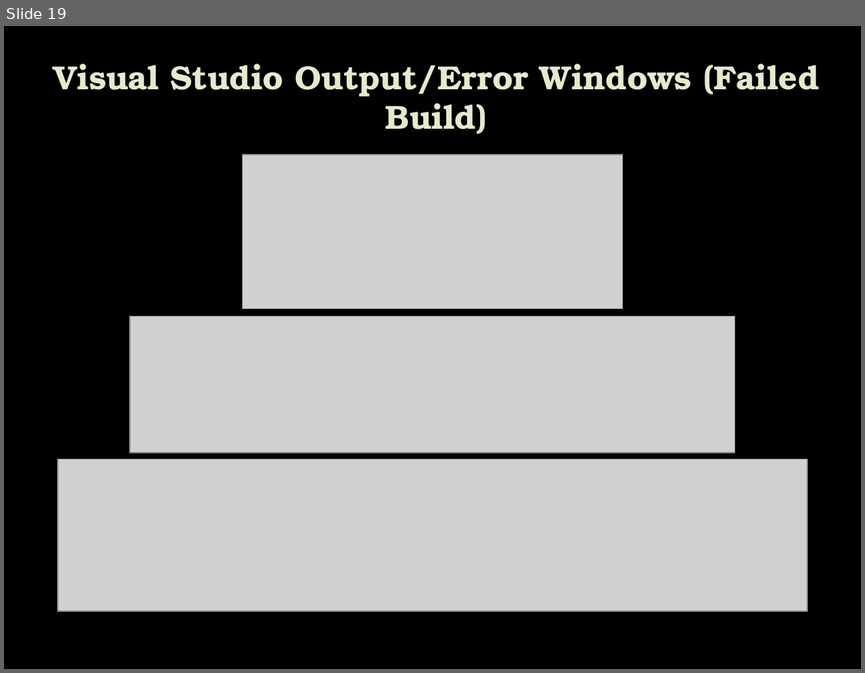
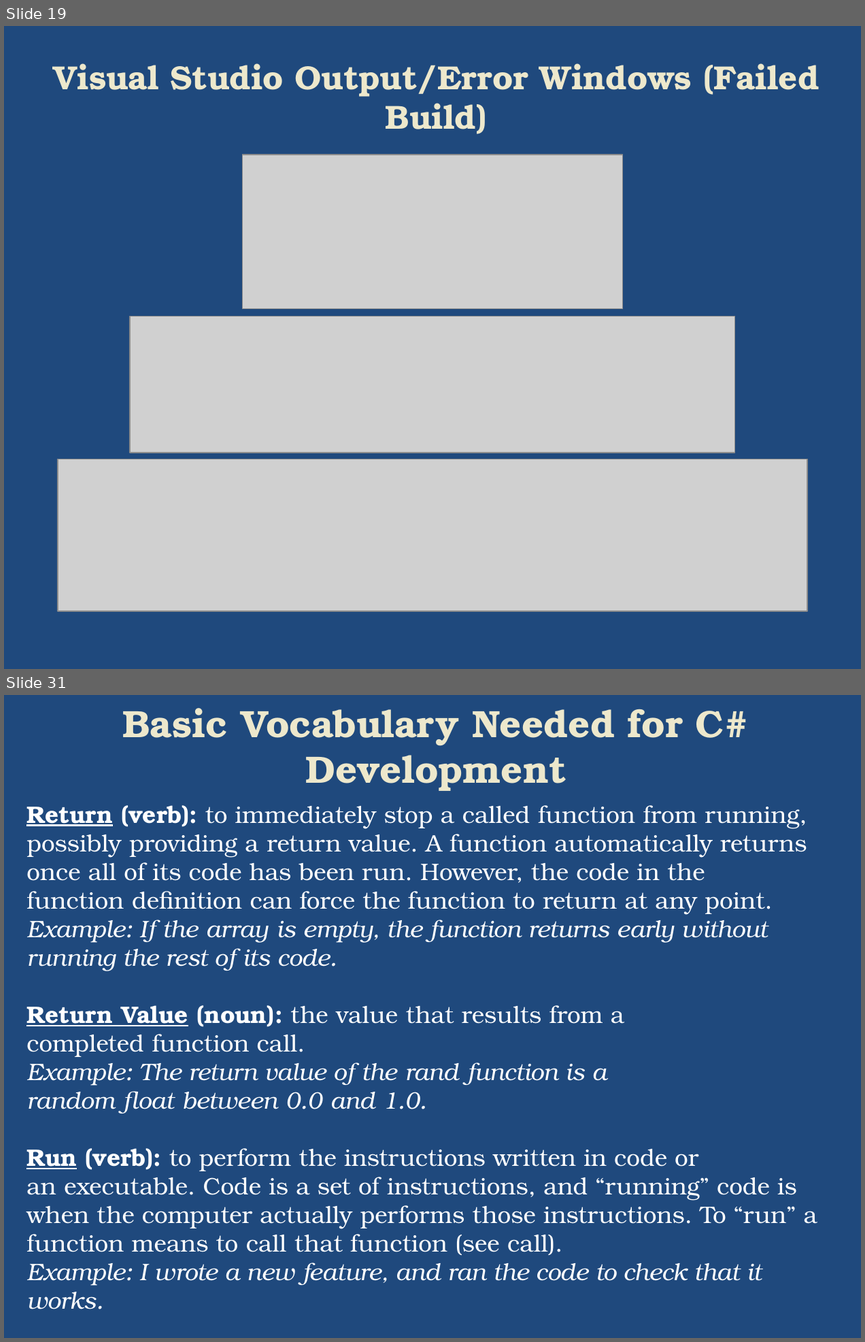
Before and after one commit to plwest-atmark/Aug31, a slide deck: IntroToProgramming/Introduction to C#.pptx. Shown one above the other, each under a label of ours: slide 19 before the commit, slides 19 and 31 after it; the slides between them are not shown. The pictures are 865x673 and 865x1342 pixels, drawn with LibreOffice and Linux fonts; fonts in the diff are those of the drawing; grey boxes stand for pictures; background and template pictures are left out. Boxes give left, top, right and bottom in pixels: in the first picture for what was removed or moved away, otherwise in the second. Text is boxed around its words. In the diff, an @@ line names an element or a change of style, - is before the commit and + after.

Commit message:
Updated PowerPoint with Programming Terminology

```diff
--- a/IntroToProgramming/Introduction to C#.pptx
+++ b/IntroToProgramming/Introduction to C#.pptx
@@ slide 31 added at (4, 695, 861, 1338), background #1F497D @@
@@ title added at (122, 708, 749, 791), 32 pt, text #EDE8CE, bold @@
+Basic Vocabulary Needed for C# Development
@@ text added at (26, 805, 817, 1285), 20 pt, text #FFFFFF @@
+Return (verb): to immediately stop a called function from running, possibly providing a return value. A function automatically returns once all of its code has been run. However, the code in the function definition can force the function to return at any point.
+Example: If the array is empty, the function returns early without running the rest of its code.
+Return Value (noun): the value that results from a completed function call.
+Example: The return value of the rand function is a random float between 0.0 and 1.0.
+Run (verb): to perform the instructions written in code or an executable. Code is a set of instructions, and “running” code is when the computer actually performs those instructions. To “run” a function means to call that function (see call).
+Example: I wrote a new feature, and ran the code to check that it works.
@@ slide 19 changed as well @@
@@ background picture (left out) to #1F497D @@
@@ title "Visual Studio Output/Error Windows (Failed ..." at (53, 63, 819, 134): text colour #E7EACB to #EDE8CE @@
```
Also in this commit, not shown: 78 other slides changed, 14 other slides added.
